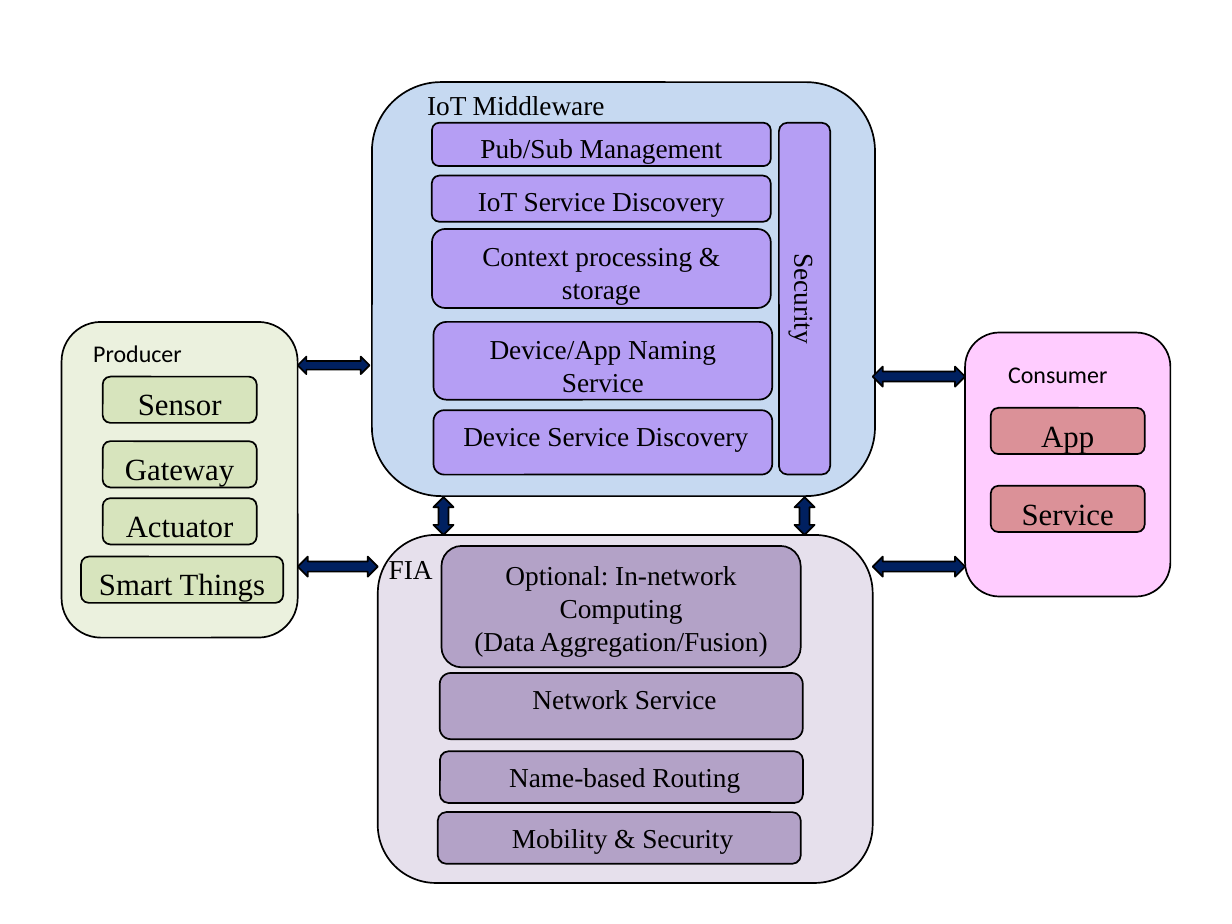
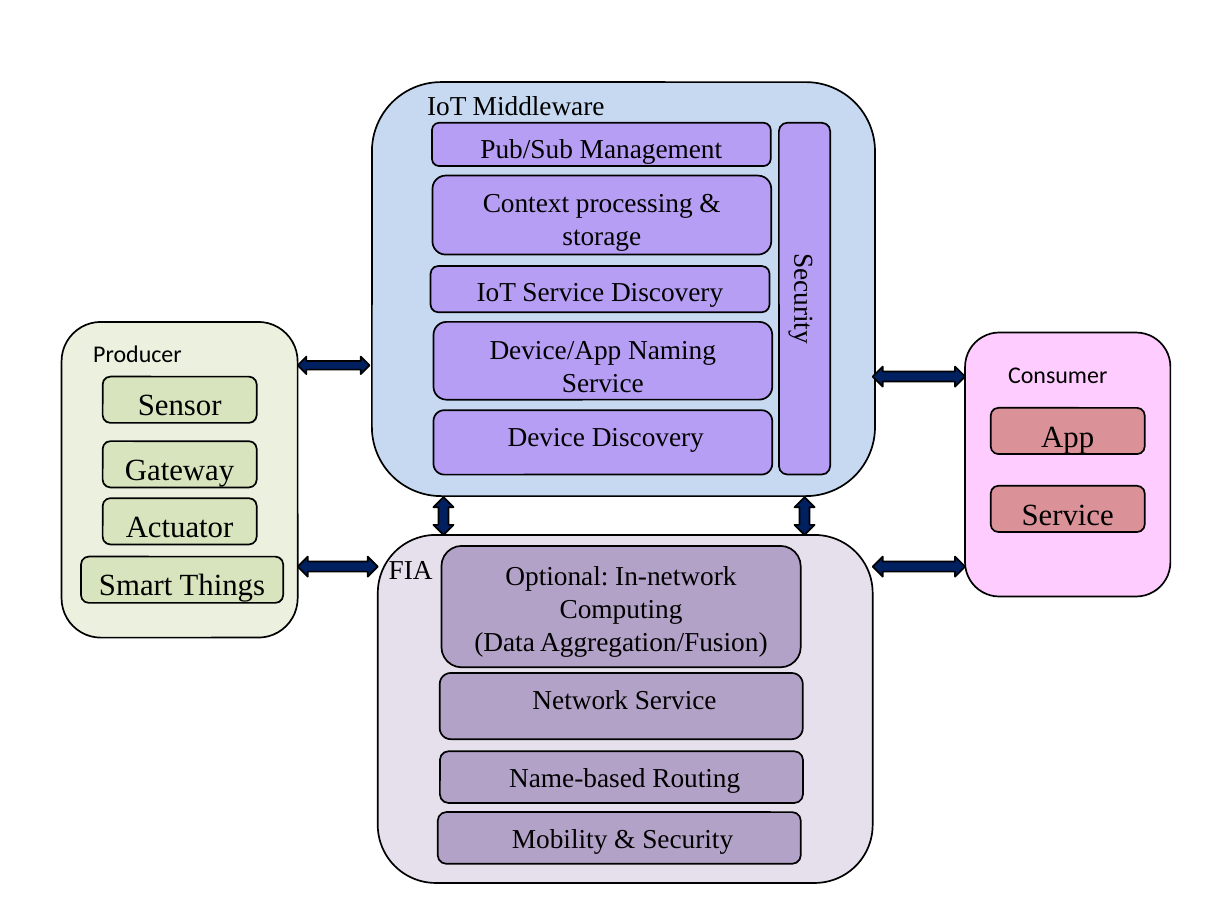
Before and after one commit to sugangli/ICN2015, a slide deck: slide 1 of figure/paper_drawing.pptx. Drawn at 1232x924 pixels with LibreOffice and Linux fonts; fonts in the diff are those of the drawing. Boxes give left, top, right and bottom in pixels: in the first picture for what was removed or moved away, otherwise in the second. Text is boxed around its words. In the diff, an @@ line names an element or a change of style, - is before the commit and + after.

```diff
--- a/figure/paper_drawing.pptx
+++ b/figure/paper_drawing.pptx
@@ rounded rectangle "Context processing & storage": place and size @@
-rounded rectangle "Context processing & storage" at [432, 229, 771, 308]
+rounded rectangle "Context processing & storage" at [432, 176, 771, 255]
@@ rounded rectangle "IoT Service Discovery": place and size @@
-rounded rectangle "IoT Service Discovery" at [432, 176, 771, 223]
+rounded rectangle "IoT Service Discovery" at [431, 266, 770, 313]
@@ text in rounded rectangle at [508, 428, 704, 451]: text changed @@
-Device Service Discovery
+Device Discovery
```
Also in this commit, not shown: 1 other slide changed, 6 other files.
